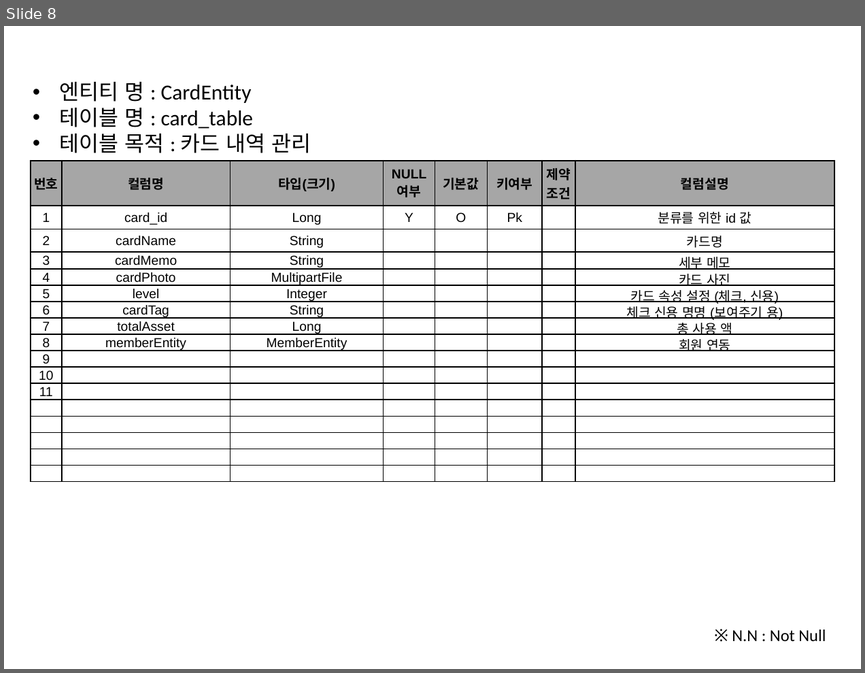
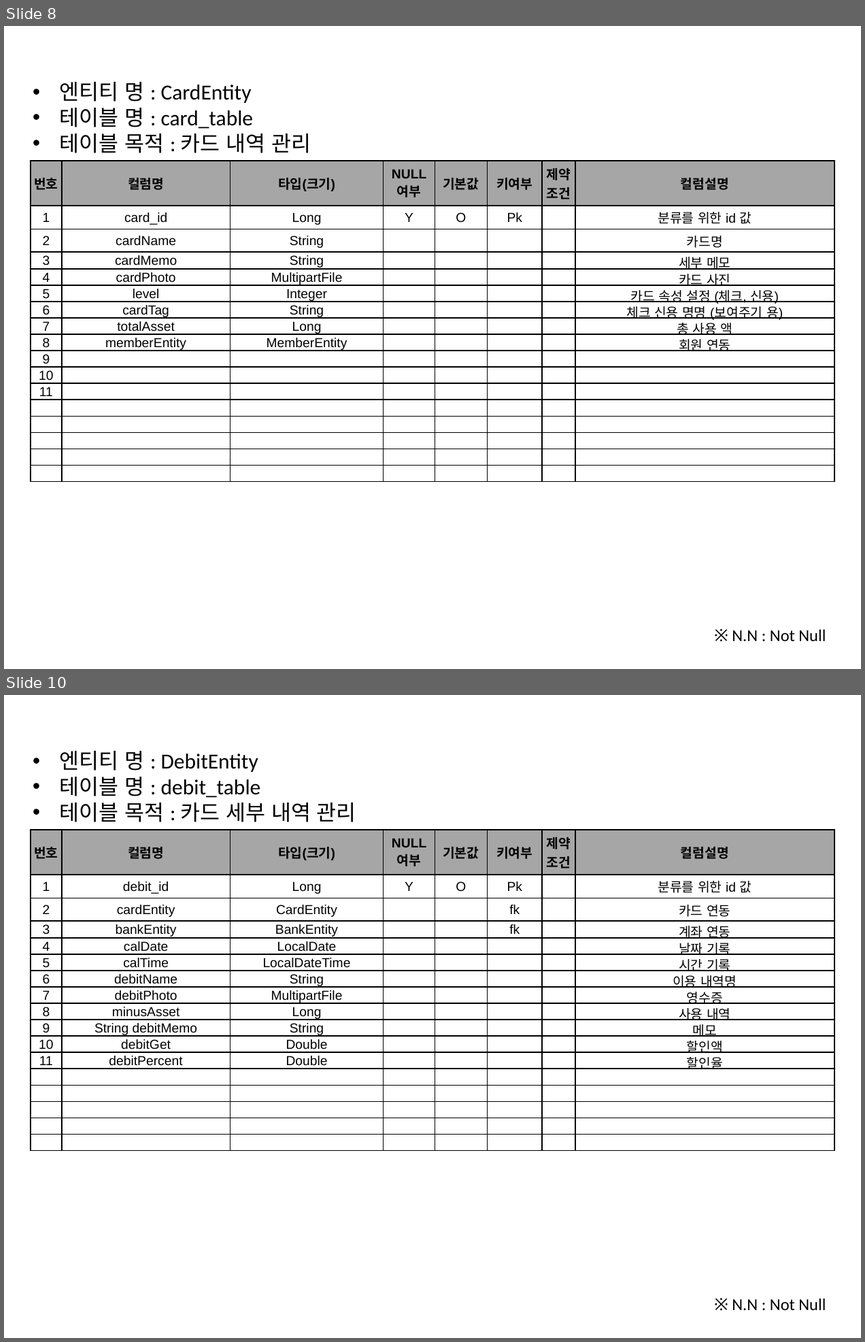
Before and after one commit to michael85-dev/MoneyManager_for_intel, a slide deck: src/02_프로그램 데이터베이스 설명 Ver.1.0.pptx. Shown one above the other, each under a label of ours: slide 8 before the commit, slides 8 and 10 after it; the slides between them are not shown. The pictures are 865x673 and 865x1342 pixels, drawn with LibreOffice and Linux fonts; fonts in the diff are those of the drawing. Boxes give left, top, right and bottom in pixels: in the first picture for what was removed or moved away, otherwise in the second. Text is boxed around its words. In the diff, an @@ line names an element or a change of style, - is before the commit and + after.

```diff
--- a/src/02_프로그램 데이터베이스 설명 Ver.1.0.pptx
+++ b/src/02_프로그램 데이터베이스 설명 Ver.1.0.pptx
@@ slide 10 added at bbox=[4, 695, 861, 1338], background #FFFFFF @@
@@ text added at bbox=[60, 751, 356, 822], 18 pt, text #000000 @@
+• 엔티티 명 : DebitEntity
+• 테이블 명 : debit_table
+• 테이블 목적 : 카드 세부 내역 관리
@@ table added at bbox=[31, 830, 834, 1149], 17 rows, 8 columns @@
+번호 | 컬럼명 | 타입(크기) | NULL 여부 | 기본값 | 키여부 | 제약조건 | 컬럼설명
+1 | debit_id | Long | Y | O | Pk |  | 분류를 위한 id 값
+2 | cardEntity | CardEntity |  |  | fk |  | 카드 연동
+3 | bankEntity | BankEntity |  |  | fk |  | 계좌 연동
+4 | calDate | LocalDate |  |  |  |  | 날짜 기록
+5 | calTime | LocalDateTime |  |  |  |  | 시간 기록
+6 | debitName | String |  |  |  |  | 이용 내역명
+7 | debitPhoto | MultipartFile |  |  |  |  | 영수증
+8 | minusAsset | Long |  |  |  |  | 사용 내역
+9 | String debitMemo | String |  |  |  |  | 메모
+10 | debitGet | Double |  |  |  |  | 할인액
+11 | debitPercent | Double |  |  |  |  | 할인율
+ |  |  |  |  |  |  | 
+ |  |  |  |  |  |  | 
+ |  |  |  |  |  |  | 
+ |  |  |  |  |  |  | 
+ |  |  |  |  |  |  | 
@@ text added at bbox=[732, 1298, 825, 1310], 14 pt, text #000000 @@
+※ N.N : Not Null
```
Also in this commit, not shown: 2 slides changed, 2 other slides added, 15 other files.
